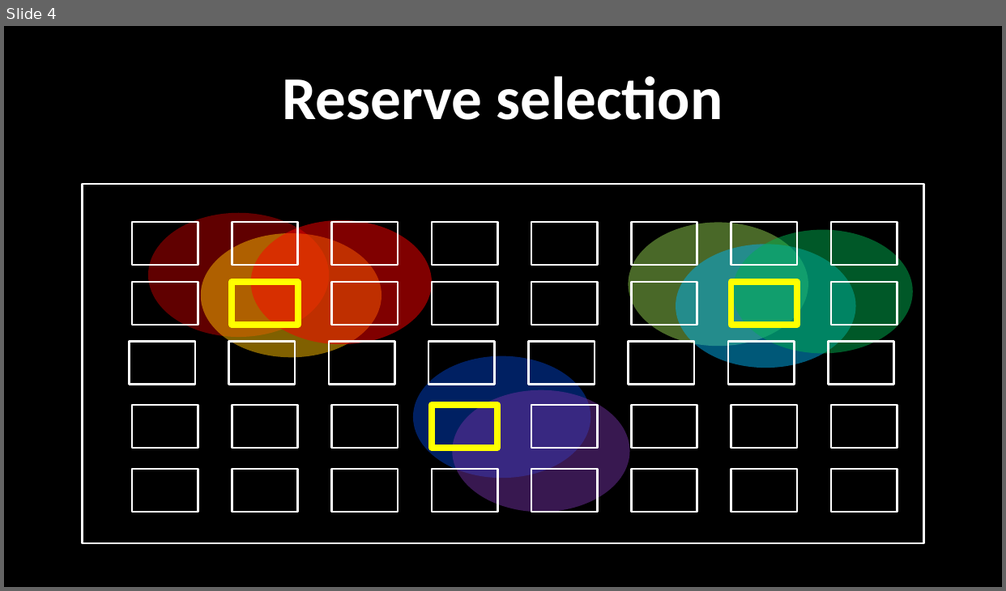
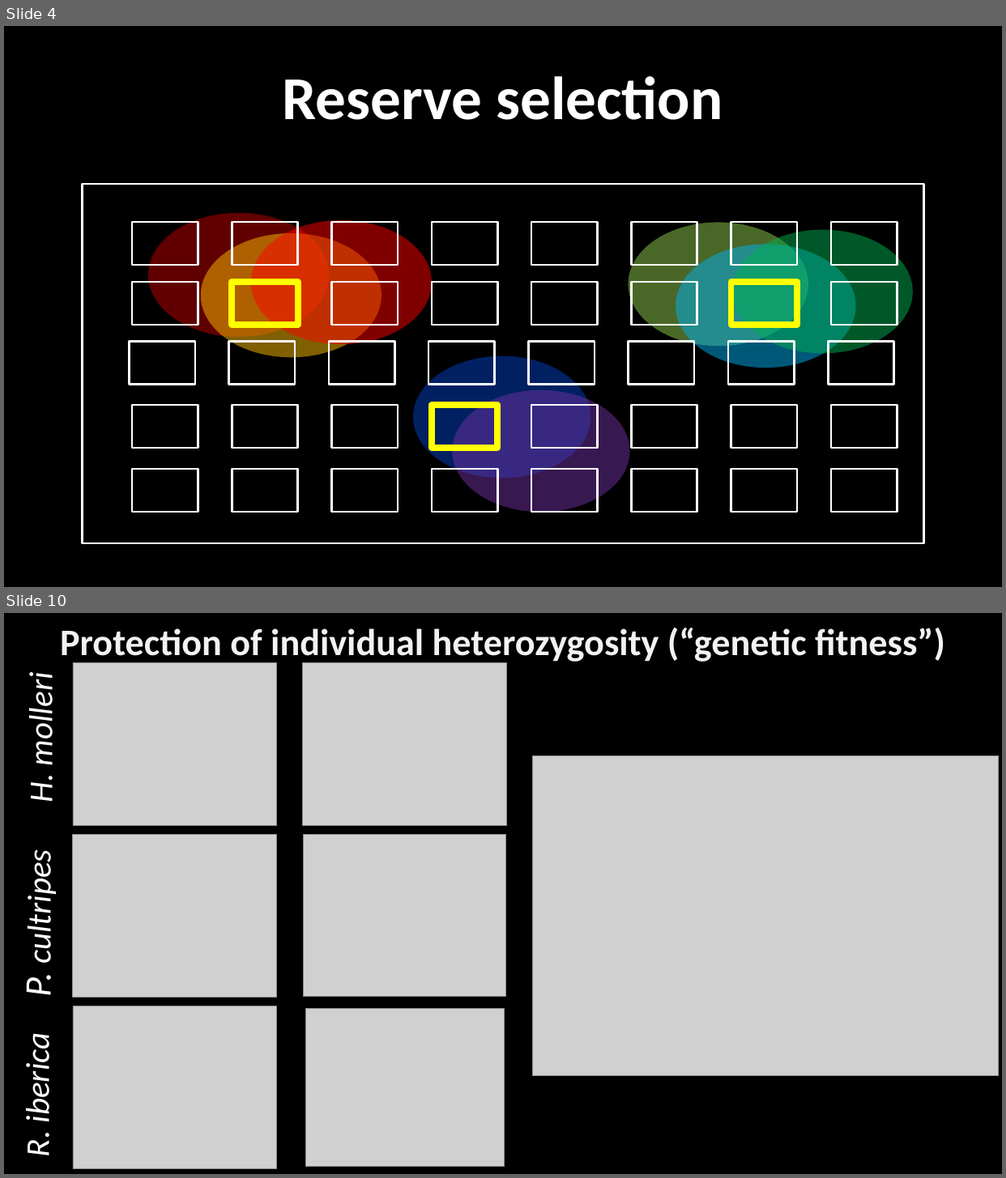
Before and after one commit to jeffreyhanson/abstracts-and-slides, a slide deck: seminars/EEF-presentation-02-08-2019/jeffrey-hanson-eff-slides.pptx. Shown one above the other, each under a label of ours: slide 4 before the commit, slides 4 and 10 after it; the slides between them are not shown. The pictures are 1006x591 and 1006x1178 pixels, drawn with LibreOffice and Linux fonts; fonts in the diff are those of the drawing; grey boxes stand for pictures. Boxes give left, top, right and bottom in pixels: in the first picture for what was removed or moved away, otherwise in the second. Text is boxed around its words. In the diff, an @@ line names an element or a change of style, - is before the commit and + after.

```diff
--- a/seminars/EEF-presentation-02-08-2019/jeffrey-hanson-eff-slides.pptx
+++ b/seminars/EEF-presentation-02-08-2019/jeffrey-hanson-eff-slides.pptx
@@ slide 10 added at (4, 613, 1002, 1174), background #000000 @@
@@ title added at (60, 628, 945, 665), 36 pt, text #F2F2F2, bold @@
+Protection of individual heterozygosity (“genetic fitness”)
@@ text added at (20, 681, 61, 801), 32 pt, text #FFFFFF, italic @@
+H. molleri
@@ picture added at (533, 756, 999, 1076) @@
@@ text added at (15, 861, 61, 995), 32 pt, text #FFFFFF, italic @@
+P. cultripes
@@ group added at (73, 662, 506, 1169): 6 pictures @@
@@ text added at (18, 1042, 58, 1156), 32 pt, text #FFFFFF, italic @@
+R. iberica
```
Also in this commit, not shown: 4 slides changed, 8 other slides added, 5 slides removed.
